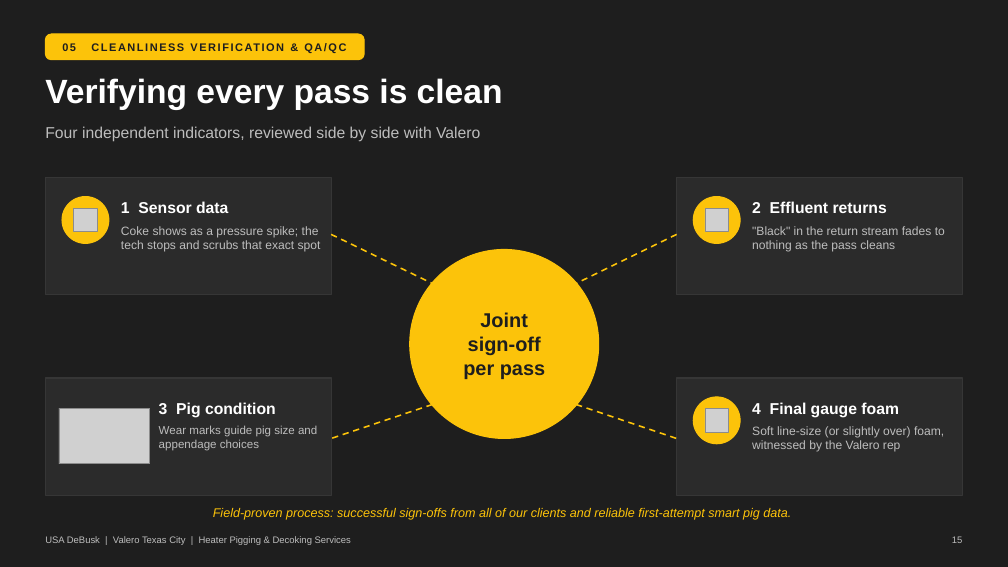
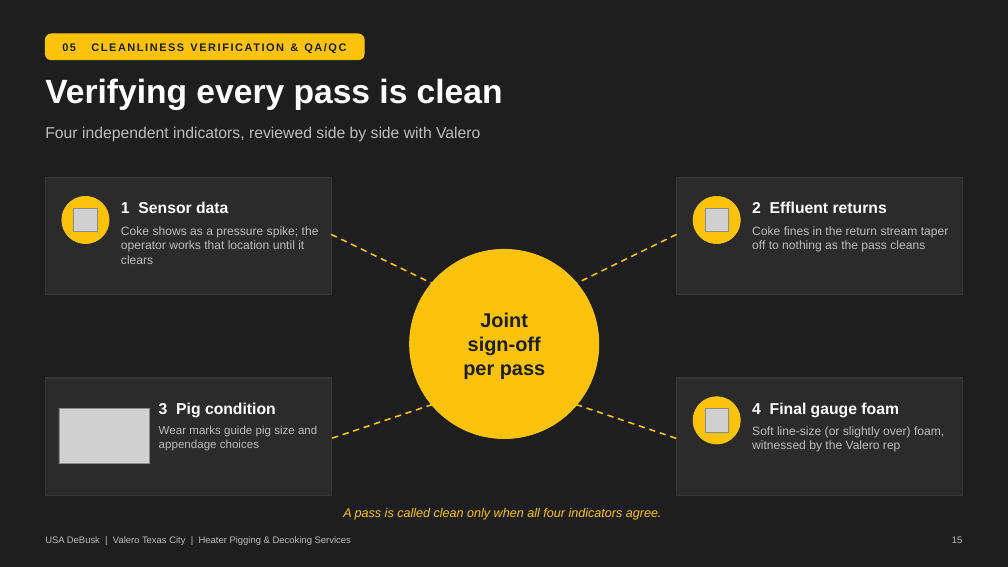
Before and after one commit to TheSkinz/obsidian-work, a slide deck: slide 15 of 02-facilities/Valero/Texas-City-TX/pigging-capabilities-presentation/Valero_TXC_Pigging_Capabilities.pptx. Drawn at 1008x567 pixels with LibreOffice and Linux fonts; fonts in the diff are those of the drawing; grey boxes stand for pictures. Boxes give left, top, right and bottom in pixels: in the first picture for what was removed or moved away, otherwise in the second. Text is boxed around its words. In the diff, an @@ line names an element or a change of style, - is before the commit and + after.

```diff
--- a/02-facilities/Valero/Texas-City-TX/pigging-capabilities-presentation/Valero_TXC_Pigging_Capabilities.pptx
+++ b/02-facilities/Valero/Texas-City-TX/pigging-capabilities-presentation/Valero_TXC_Pigging_Capabilities.pptx
@@ text at [121, 226, 319, 264]: text changed @@
-Coke shows as a pressure spike; the tech stops and scrubs that exact spot
+Coke shows as a pressure spike; the operator works that location until it clears
@@ text at [752, 226, 949, 252]: text changed @@
-"Black" in the return stream fades to nothing as the pass cleans
+Coke fines in the return stream taper off to nothing as the pass cleans
@@ text at [343, 508, 662, 520]: text changed @@
-Field-proven process: successful sign-offs from all of our clients and reliable first-attempt smart pig data.
+A pass is called clean only when all four indicators agree.
```
Also in this commit, not shown: 9 other slides changed, 2 other files.
